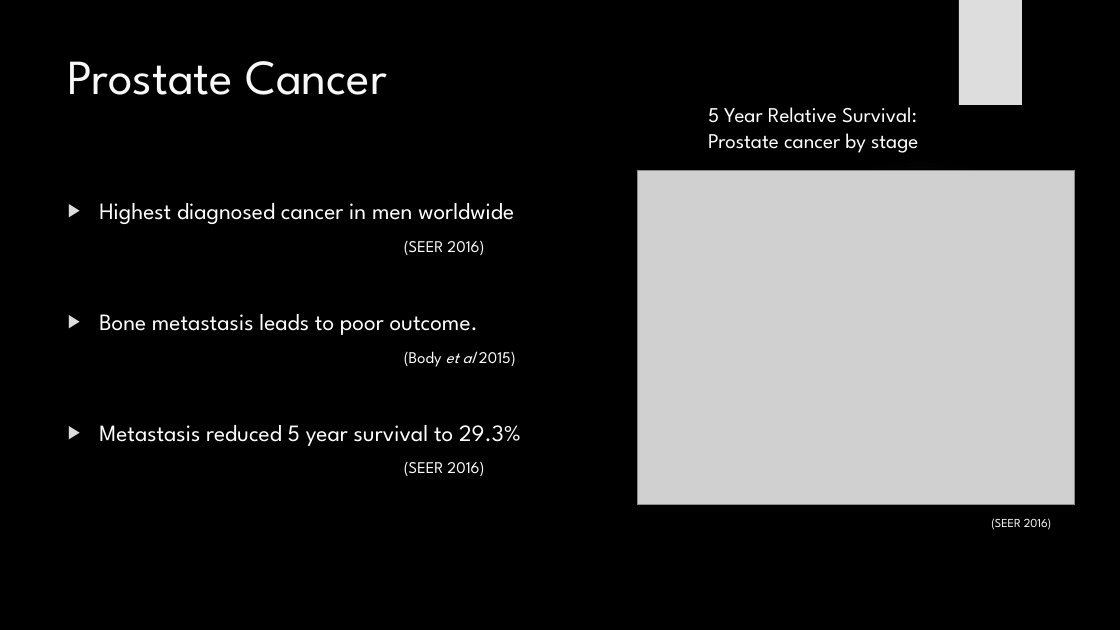
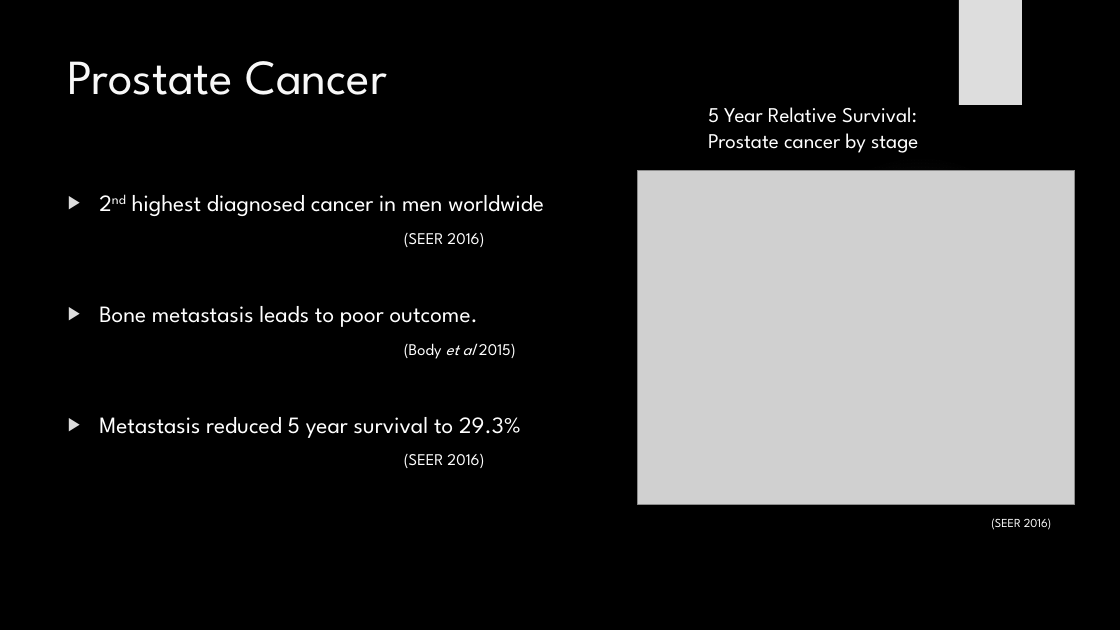
Before and after one commit to HarleyRobinson/Honours2, a slide deck: slide 2 of BackgroundInfo/CollCompBiol.pptx. Drawn at 1120x630 pixels with LibreOffice and Linux fonts; fonts in the diff are those of the drawing; grey boxes stand for pictures; background and template pictures are left out. Boxes give left, top, right and bottom in pixels: in the first picture for what was removed or moved away, otherwise in the second. Text is boxed around its words. In the diff, an @@ line names an element or a change of style, - is before the commit and + after.

```diff
--- a/BackgroundInfo/CollCompBiol.pptx
+++ b/BackgroundInfo/CollCompBiol.pptx
@@ text "2nd highest diagnosed cancer in ...": place and size @@
-text "2nd highest diagnosed cancer in ..." at box(99, 203, 521, 476)
+text "2nd highest diagnosed cancer in ..." at box(99, 195, 544, 468)
@@ text at box(132, 195, 544, 216): text changed @@
-▶ Highest diagnosed cancer in men worldwide
+▶ 2nd highest diagnosed cancer in men worldwide
```
Also in this commit, not shown: 13 other slides changed, 2 slides added, 2 slides removed, 15 other files.
